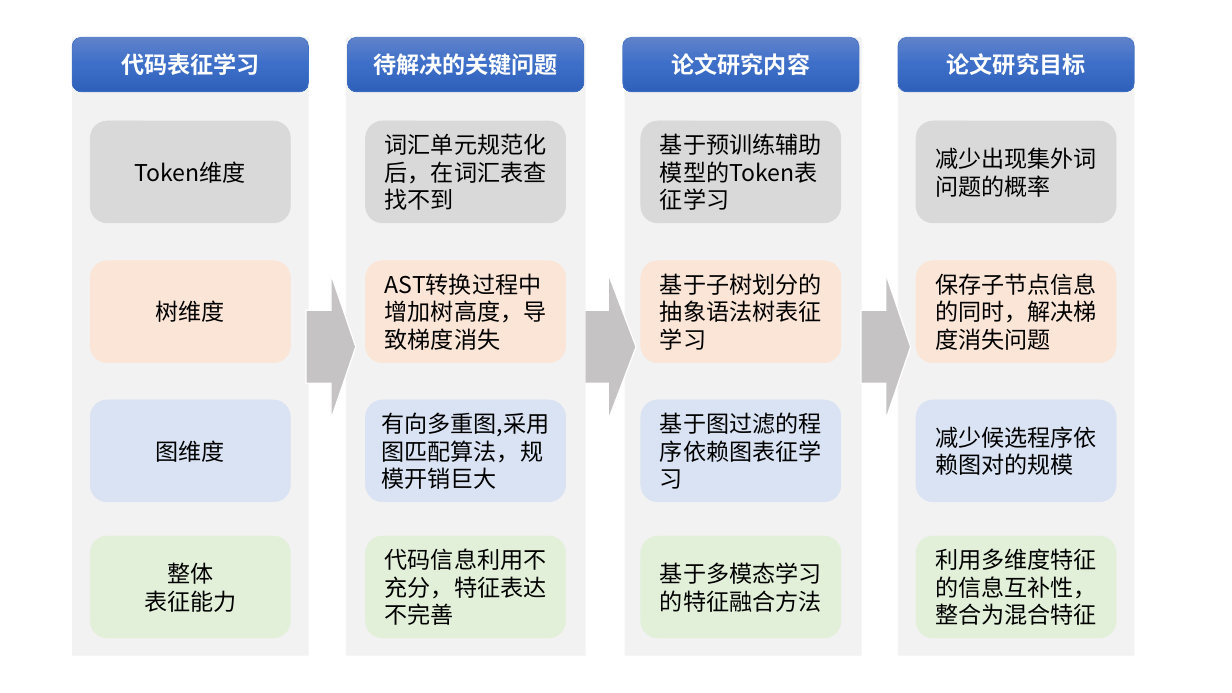
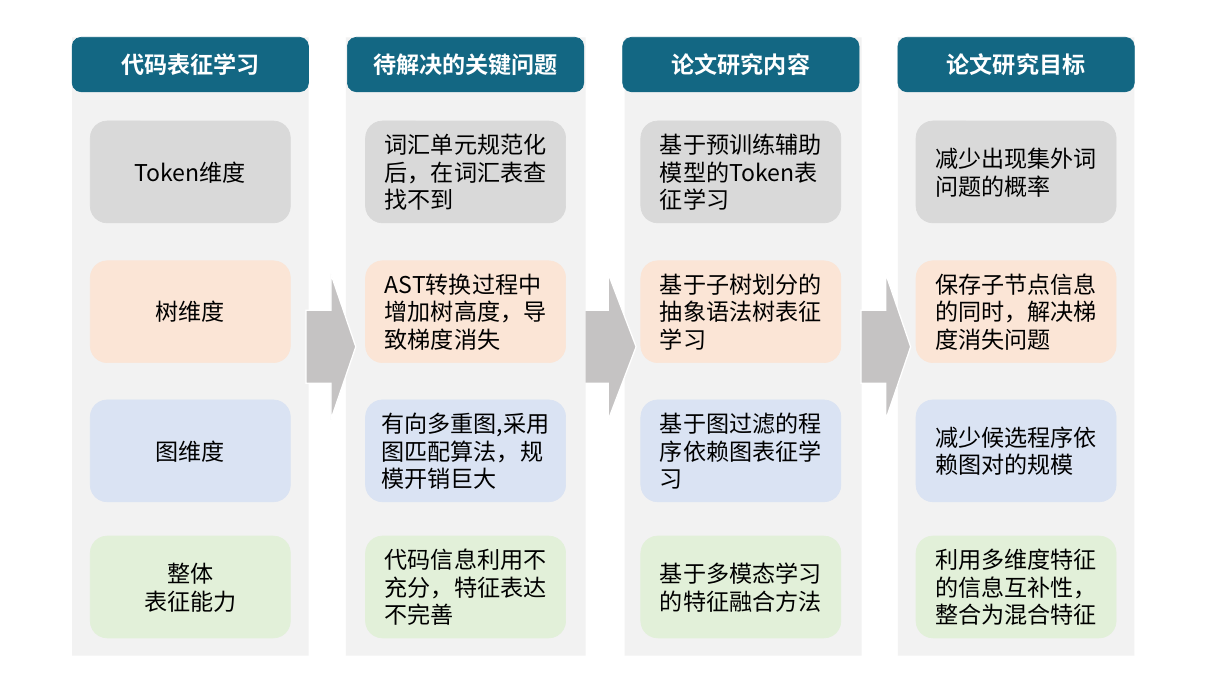
Before and after one commit to Wangdan-code/New_Graduation_Thesis, a slide deck: slide 7 of graduate-thesis/figures/ppt.pptx. Drawn at 1232x693 pixels with LibreOffice and Linux fonts; fonts in the diff are those of the drawing. Boxes give left, top, right and bottom in pixels: in the first picture for what was removed or moved away, otherwise in the second. Text is boxed around its words. In the diff, an @@ line names an element or a change of style, - is before the commit and + after.

```diff
--- a/graduate-thesis/figures/ppt.pptx
+++ b/graduate-thesis/figures/ppt.pptx
@@ fill gradient #6183CB to #3E70CA to #3062BB to #136783; outline #4472C4 0.5 pt to #136783 0.5 pt in 4 elements at (623, 37, 860, 91), (348, 37, 584, 91), (898, 37, 1135, 91), (72, 37, 309, 91) @@
```
Also in this commit, not shown: 1 other slide changed, 2 slides added, 2 slides removed, 11 other files.
